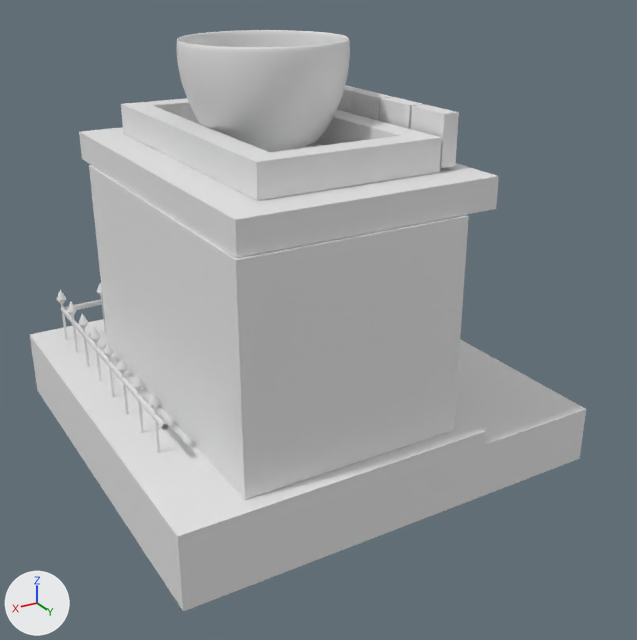
Renders of the Blender file model/cafe.blend from each side of a commit.
Before and after are seen from a 50 mm camera at (7.52, 13.68, 8.93) aimed at (-0.21, 0.79, 2.49). The lights are fixed; the arrows at lower left show +X, +Y and +Z.

The older version as bpy lines, for what is in view:
```python
me_plane = bpy.data.meshes.new('Plane')
me_plane.from_pydata(...)  # 16 vertices, 14 faces; spans x -0.484..0.484, y -0.484..0.484, z 0.0..0.329
me_plane_000 = bpy.data.meshes.new('Plane.000')
me_plane_000.from_pydata(...)  # 12 vertices, 7 faces; spans x -1.57..4.0, y -4.0..4.0, z 0.7..1.32
me_plane_007 = bpy.data.meshes.new('Plane.007')
me_plane_007.from_pydata([(-1.73, 3.65, 5.09), (-1.6, -2.97, 5.08), (2.77, -3.06, 5.09), (2.76, 3.65, 5.09), (-1.73, 3.65, 5.61), (-1.6, -2.97, 5.62), (2.77, -3.06, 5.61), (2.76, 3.65, 5.61)], [], [(1, 2, 3, 0), (5, 4, 7, 6), (2, 1, 5, 6), (3, 2, 6, 7), (0, 3, 7, 4), (1, 0, 4, 5)])
ob_plane_002 = bpy.data.objects.new('Plane.002', me_plane_000)
ob_plane_002.location = (0.0, 0.0, 0.0)
ob_plane_005 = bpy.data.objects.new('Plane.005', me_plane_007)
ob_plane_005.location = (0.0, 0.0, 0.0)
ob_plane_011 = bpy.data.objects.new('Plane.011', me_plane)
ob_plane_011.location = (-1.42, 1.68, 6.09)
ob_plane_011.rotation_euler = (0.0, 1.572, 0.0)  # degrees (0, 90, 0)
ob_plane_011.scale = (0.859, 0.859, 0.859)
# also in view: 'Circle' at (0.55, 0.31, 6.56); 'Plane.003' at (-1.28, 2.56, 6.09); 'Plane.010' at (1.81, -0.79, 1.88); 'Plane.009' at (1.64, -0.62, 1.98); 'Plane.001' at (-2.78, 0.0, 0.88)
```
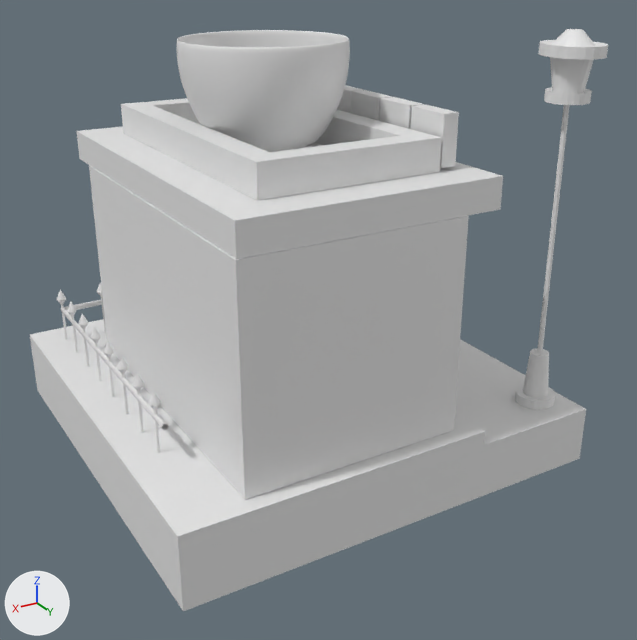
Commit message: Create lantern

The change in detail:
me_plane_007 has 8 vertices, 6 faces and spans x -1.73..2.77, y -3.06..3.65, z 5.08..5.62.
me_plane_007 is used by ob_plane_005; location (0.0, 0.0, 0.0).
Part 1, on me_plane_007:
Vertex 0 of me_plane_007 moves from (-1.73, 3.65, 5.09) at pixel (496, 209) to (-1.78, 3.69, 5.08) at pixel (500, 209).
Vertex 2 of me_plane_007 moves from (2.77, -3.06, 5.09) at pixel (82, 159) to (2.79, -3.14, 5.08) at pixel (79, 158).
Vertex 3 of me_plane_007 moves from (2.76, 3.65, 5.09) at pixel (236, 257) to (2.79, 3.69, 5.08) at pixel (236, 259).
Vertex 4 of me_plane_007 moves from (-1.73, 3.65, 5.61) at pixel (498, 176) to (-1.78, 3.69, 5.61) at pixel (503, 175).
Vertex 6 of me_plane_007 moves from (2.77, -3.06, 5.61) at pixel (79, 131) to (2.79, -3.14, 5.61) at pixel (76, 130).
Vertex 7 of me_plane_007 moves from (2.76, 3.65, 5.61) at pixel (235, 219) to (2.79, 3.69, 5.61) at pixel (234, 220).
Mesh me_circle_002 is new.
It has 360 vertices, 338 faces and spans x -0.47..0.47, y -0.57..0.57, z 0.0..6.59.
Object 'Circle.002' (ob_circle_002) is new; it shows me_circle_002.
Its location is (-3.42, 3.27, 1.06).

What differs and where, as boxes (x1, y1, x2, y2) in the pictures (637 x 640 px):
'Plane.005', reshaped: before (79, 127, 499, 258); after (77, 126, 503, 259)
'Circle.002', added: after (515, 29, 608, 410)
